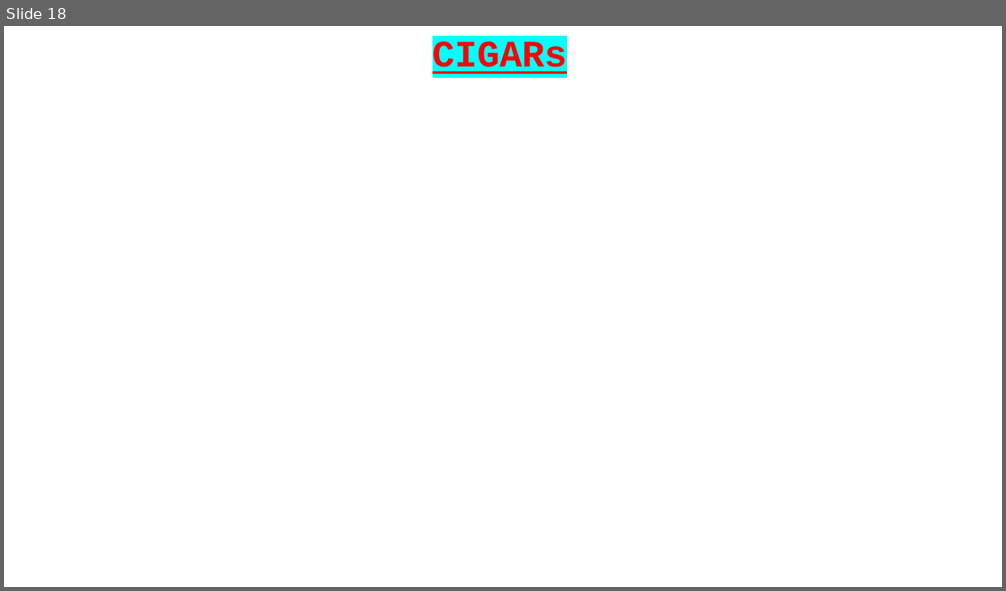
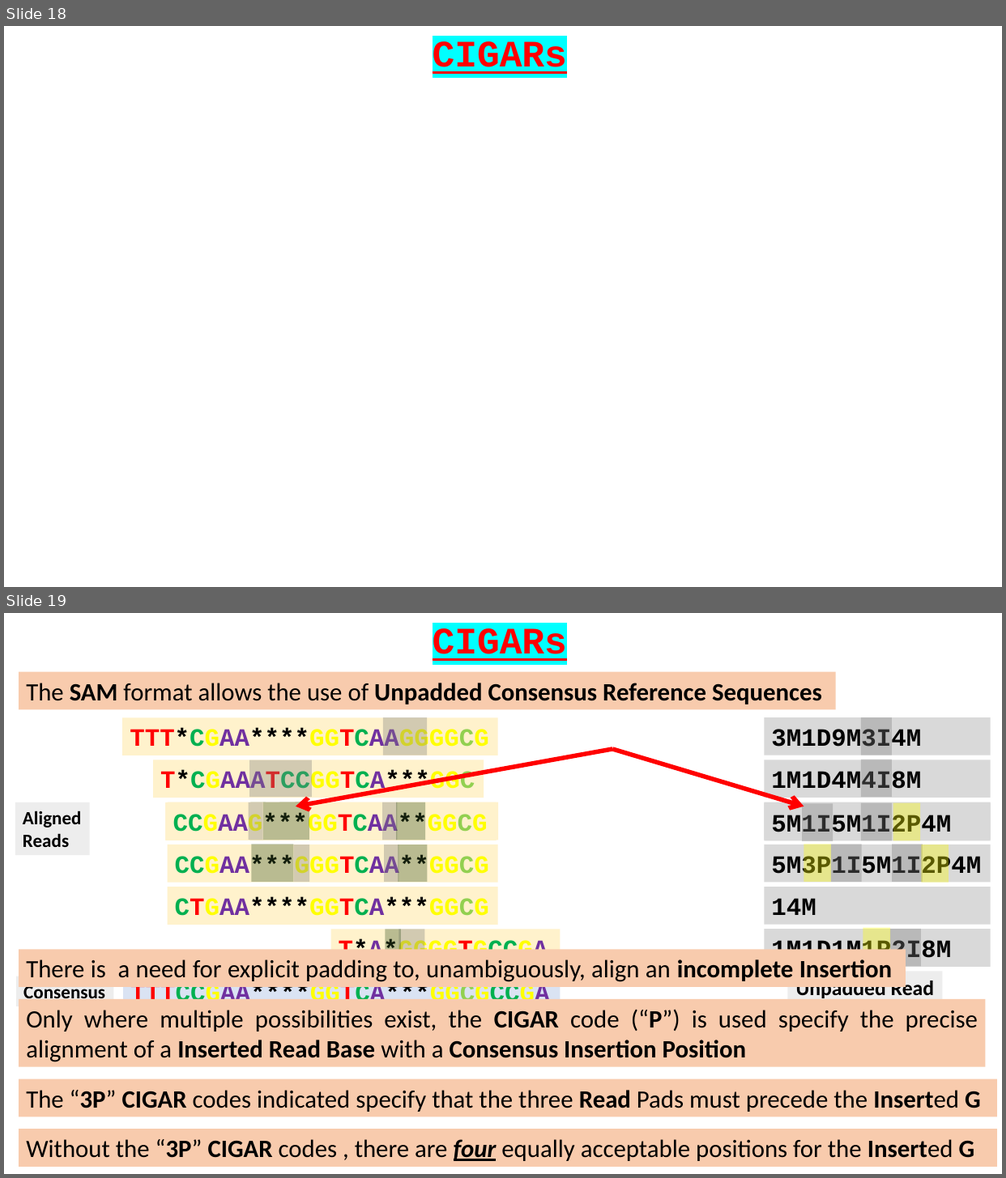
Before and after one commit to BioinformaticsTraining/Introduction-to-Bioinformatics, a slide deck: Flip Presentations/NGS_Intro/02-CIGARS/02-CIGARS.pptx. Shown one above the other, each under a label of ours: slide 18 before the commit, slides 18 and 19 after it. The pictures are 1006x591 and 1006x1178 pixels, drawn with LibreOffice and Linux fonts; fonts in the diff are those of the drawing. Boxes give left, top, right and bottom in pixels: in the first picture for what was removed or moved away, otherwise in the second. Text is boxed around its words. In the diff, an @@ line names an element or a change of style, - is before the commit and + after.

```diff
--- a/Flip Presentations/NGS_Intro/02-CIGARS/02-CIGARS.pptx
+++ b/Flip Presentations/NGS_Intro/02-CIGARS/02-CIGARS.pptx
@@ slide 19 added at (x1=4, y1=613, x2=1002, y2=1174), background #FFFFFF @@
@@ text added at (x1=432, y1=628, x2=567, y2=661), 36 pt, text #FF0000, bold, underline @@
+CIGARs
@@ rectangle added at (x1=19, y1=672, x2=836, y2=709), fill #F8CBAD, 24 pt, text #000000, bold @@
+The SAM format allows the use of Unpadded Consensus Reference Sequences
@@ rectangle added at (x1=122, y1=717, x2=498, y2=756), fill #FFF2CC, 24 pt, text #FFFF00, bold @@
+TTT*CGAA****GGTCAAGGGGCG
@@ rectangle added at (x1=383, y1=717, x2=427, y2=756), fill #808080 at 35% opacity @@
@@ rectangle added at (x1=765, y1=717, x2=991, y2=756), fill #D9D9D9, 24 pt, text #000000, bold @@
+3M1D9M3I4M
@@ rectangle added at (x1=861, y1=717, x2=892, y2=756), fill #808080 at 35% opacity @@
@@ arrow added from (612, 749) to (296, 806), #FF0000 4.25 pt @@
@@ arrow added from (612, 749) to (804, 806), #FF0000 4.25 pt @@
@@ rectangle added at (x1=153, y1=760, x2=484, y2=797), fill #FFF2CC, 24 pt, text #FFFF00, bold @@
+T*CGAAATCCGGTCA***GGC
@@ rectangle added at (x1=249, y1=760, x2=312, y2=796), fill #808080 at 35% opacity @@
@@ rectangle added at (x1=765, y1=760, x2=991, y2=797), fill #D9D9D9, 24 pt, text #000000, bold @@
+1M1D4M4I8M
@@ rectangle added at (x1=861, y1=760, x2=892, y2=797), fill #808080 at 35% opacity @@
@@ rectangle added at (x1=15, y1=803, x2=89, y2=855), fill #EDEDED, 18 pt, text #000000, bold @@
+Aligned
+Reads
@@ rectangle added at (x1=168, y1=803, x2=499, y2=840), fill #FFF2CC, 24 pt, text #000000, bold @@
+TCCGAA****GGTCA***GGC
@@ group added at (x1=250, y1=803, x2=425, y2=840): 5 rectangles @@
@@ group added at (x1=166, y1=803, x2=496, y2=841): 6 rectangles @@
+CCGAA**G*GGTCAA**GGCG
@@ group added at (x1=166, y1=803, x2=496, y2=840): 5 rectangles @@
+CCGAAG***GGTCAA**GGCG
@@ rectangle added at (x1=765, y1=803, x2=991, y2=840), fill #D9D9D9, 24 pt, text #000000, bold @@
+14M
@@ group added at (x1=765, y1=803, x2=991, y2=841): 4 rectangles @@
+5M1I5M1I2P4M
@@ group added at (x1=167, y1=845, x2=991, y2=883): 10 rectangles @@
+CCGAA***GGGTCAA**GGCG
+5M3P1I5M1I2P4M
@@ rectangle added at (x1=167, y1=887, x2=498, y2=924), fill #FFF2CC, 24 pt, text #000000, bold @@
+CTGAA****GGTCA***GGCG
@@ rectangle added at (x1=765, y1=887, x2=991, y2=924), fill #D9D9D9, 24 pt, text #000000, bold @@
+14M
@@ rectangle added at (x1=19, y1=949, x2=906, y2=986), fill #F8CBAD, 24 pt, text #000000 @@
+There is a need for explicit padding to, unambiguously, align an incomplete Insertion
@@ group added at (x1=331, y1=928, x2=991, y2=967): 6 rectangles @@
+T*A*GGGGTGCCGA
+1M1D1M1P2I8M
@@ rectangle added at (x1=123, y1=973, x2=560, y2=1011), fill #DAE3F3, 24 pt, text #FFFF00, bold @@
+TTTCCGAA****GGTCA***GGCGCCGA
@@ rectangle added at (x1=788, y1=972, x2=943, y2=1029), fill #EDEDED, 20 pt, text #000000, bold @@
+Unpadded Read
+CIGARs
@@ rectangle added at (x1=19, y1=999, x2=986, y2=1067), fill #F8CBAD, 24 pt, text #000000 @@
+Only where multiple possibilities exist, the CIGAR code (“P”) is used specify the precise alignment of a Inserted Read Base with a Consensus Insertion Position
@@ text added at (x1=23, y1=987, x2=105, y2=999), 18 pt, text #000000, bold @@
+Consensus
@@ rectangle added at (x1=19, y1=1080, x2=997, y2=1117), fill #F8CBAD, 24 pt, text #000000 @@
+The “3P” CIGAR codes indicated specify that the three Read Pads must precede the Inserted G
@@ rectangle added at (x1=19, y1=1130, x2=997, y2=1167), fill #F8CBAD, 24 pt, text #000000 @@
+Without the “3P” CIGAR codes , there are four equally acceptable positions for the Inserted G
```
Also in this commit, not shown: 8 other slides added.
